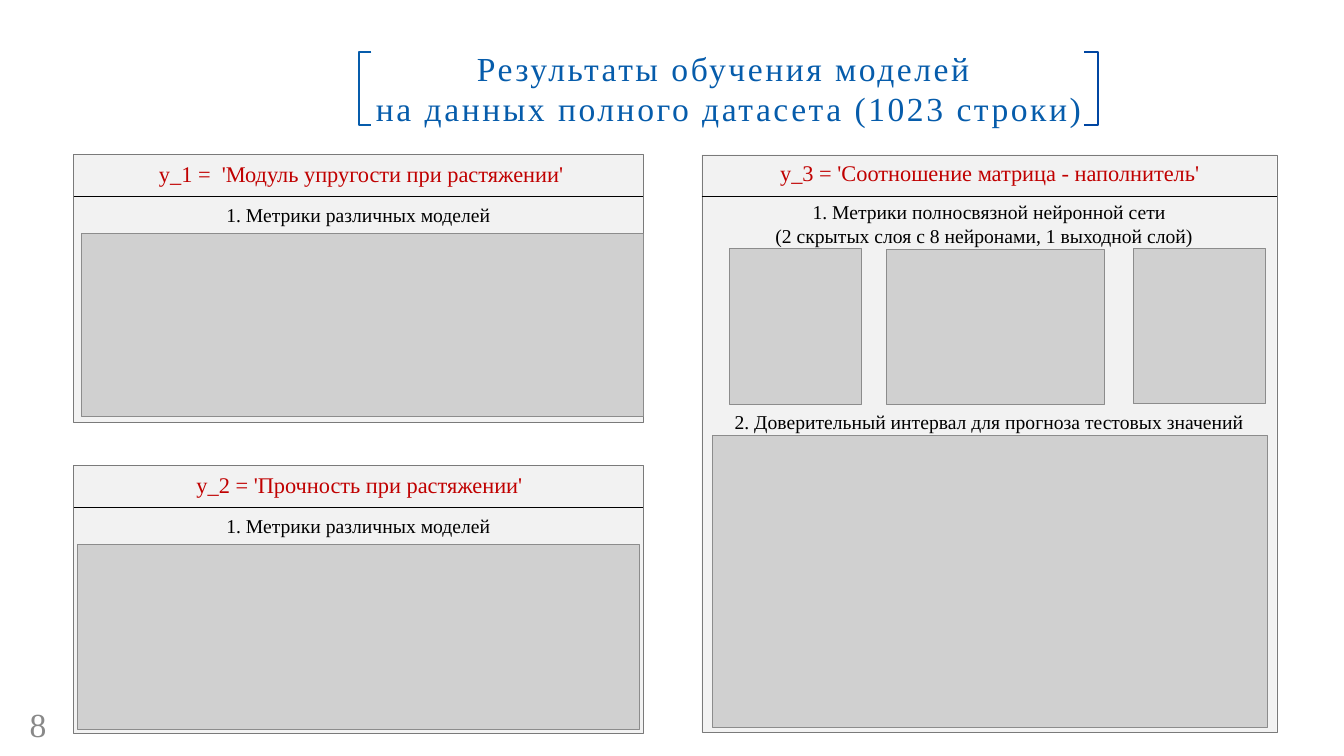
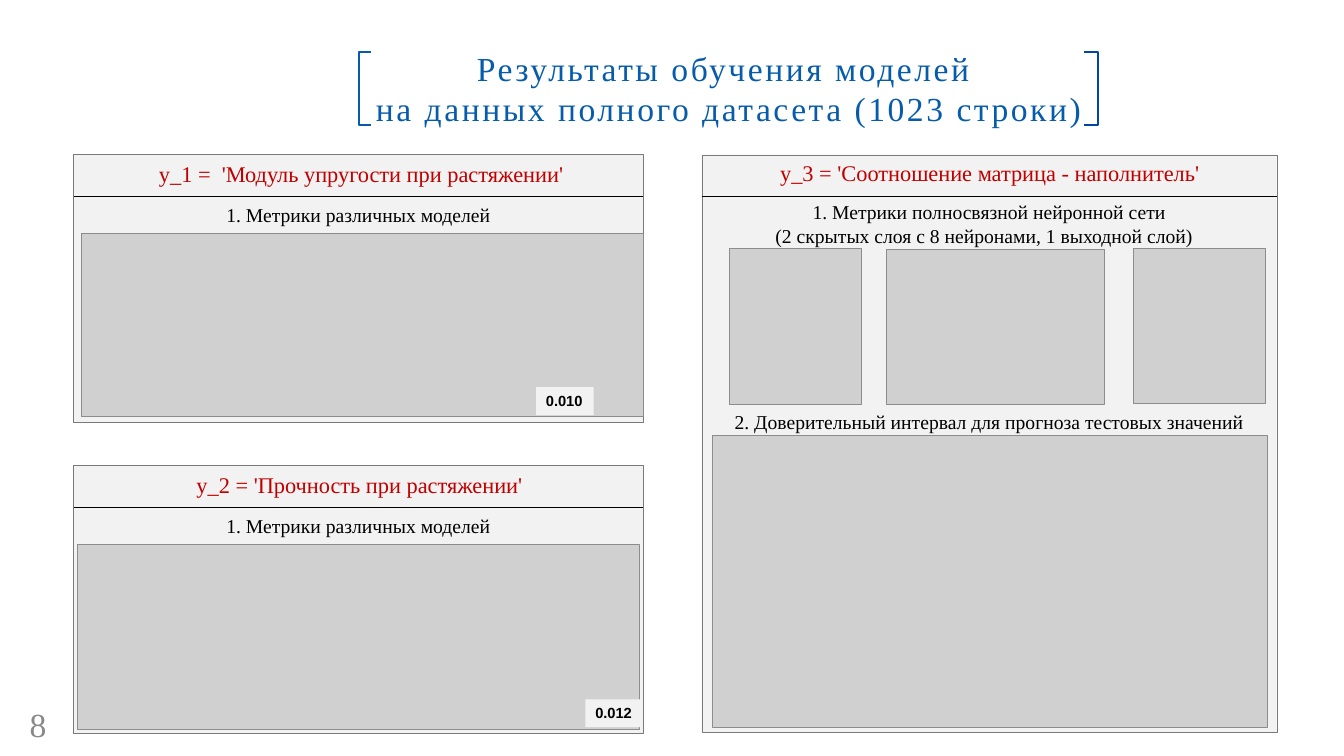
Before and after one commit to GorshkovAndrey/BMSTU, a slide deck: slide 8 of Для защиты ВКР/Презентация ВКР. Горшков А. В..pptx. Drawn at 1344x756 pixels with LibreOffice and Linux fonts; fonts in the diff are those of the drawing; grey boxes stand for pictures; background and template pictures are left out. Boxes give left, top, right and bottom in pixels: in the first picture for what was removed or moved away, otherwise in the second. Text is boxed around its words. In the diff, an @@ line names an element or a change of style, - is before the commit and + after.

```diff
--- a/Для защиты ВКР/Презентация ВКР. Горшков А. В..pptx
+++ b/Для защиты ВКР/Презентация ВКР. Горшков А. В..pptx
@@ rectangle added at [536, 387, 594, 415], fill #F2F2F2, 10.5 pt, text #000000, bold @@
+0.010
@@ rectangle added at [586, 700, 643, 728], fill #F2F2F2, 10.5 pt, text #000000, bold @@
+0.012
```
Also in this commit, not shown: 6 other slides changed.
